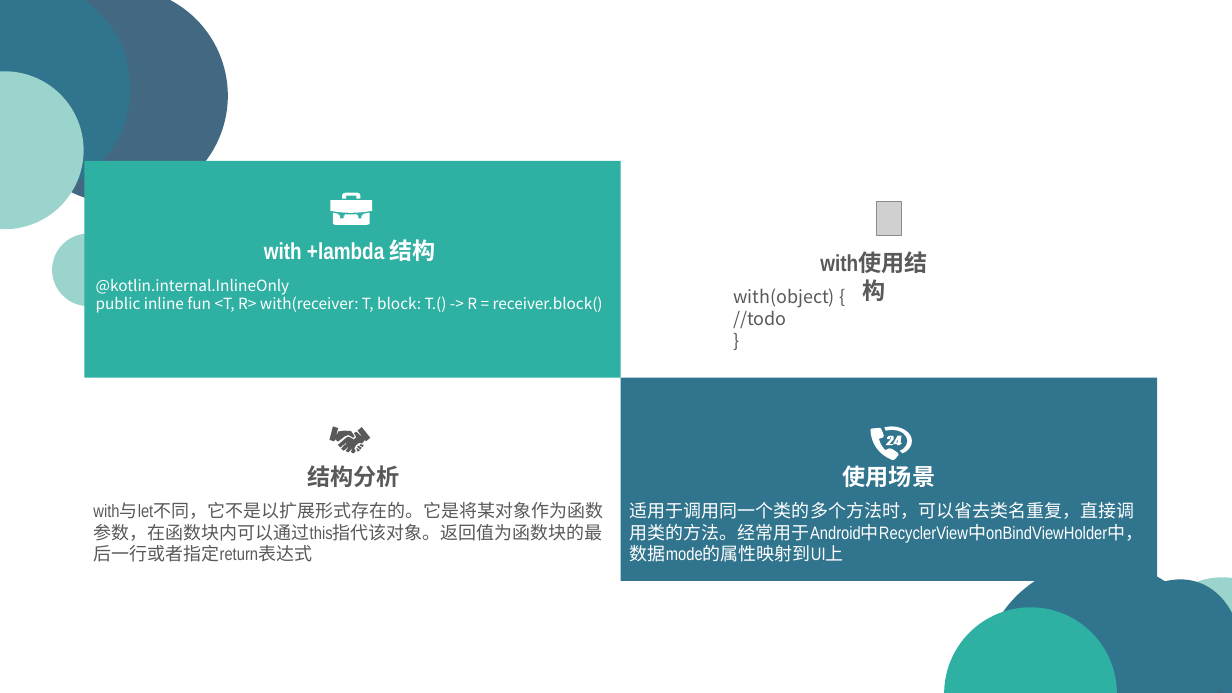
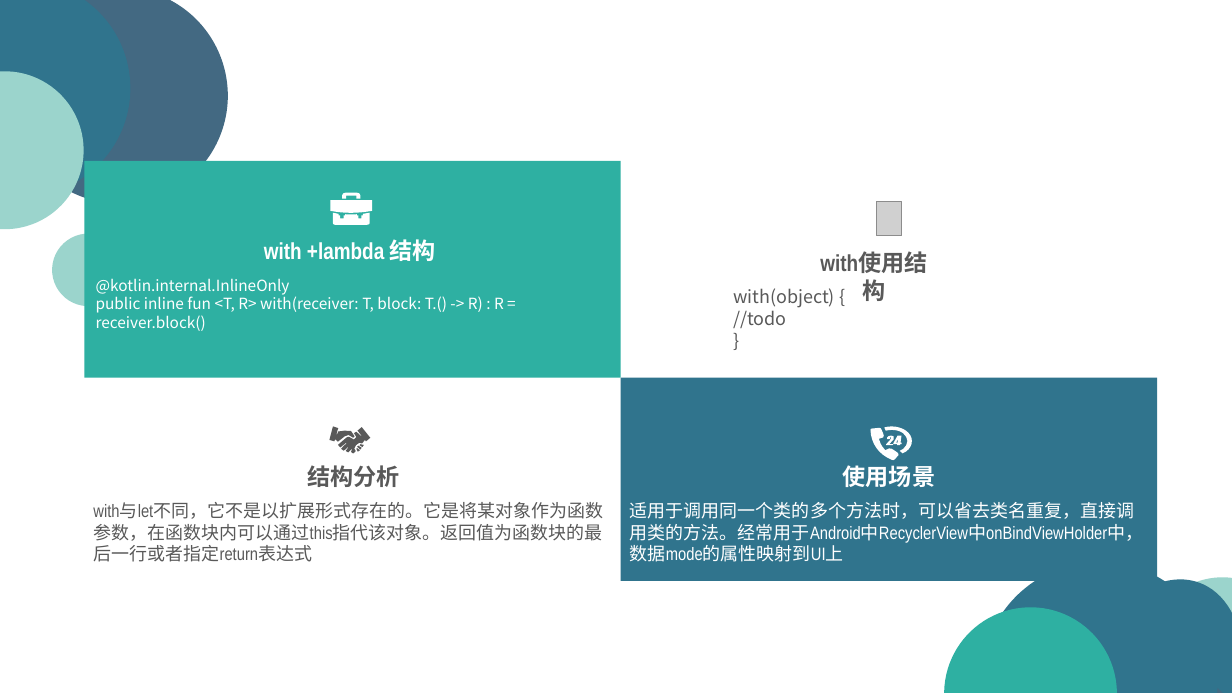
Before and after one commit to sk569437/KotlinExample, a slide deck: slide 15 of Kotlin-doc.pptx. Drawn at 1232x693 pixels with LibreOffice and Linux fonts; fonts in the diff are those of the drawing; grey boxes stand for pictures. Boxes give left, top, right and bottom in pixels: in the first picture for what was removed or moved away, otherwise in the second. Text is boxed around its words. In the diff, an @@ line names an element or a change of style, - is before the commit and + after.

```diff
--- a/Kotlin-doc.pptx
+++ b/Kotlin-doc.pptx
@@ text at bbox=[96, 294, 504, 331]: text changed @@
-public inline fun <T, R> with(receiver: T, block: T.() -> R = receiver.block()
+public inline fun <T, R> with(receiver: T, block: T.() -> R) : R = receiver.block()
```
Also in this commit, not shown: 16 other slides changed, 3 slides added, 2 other files.
